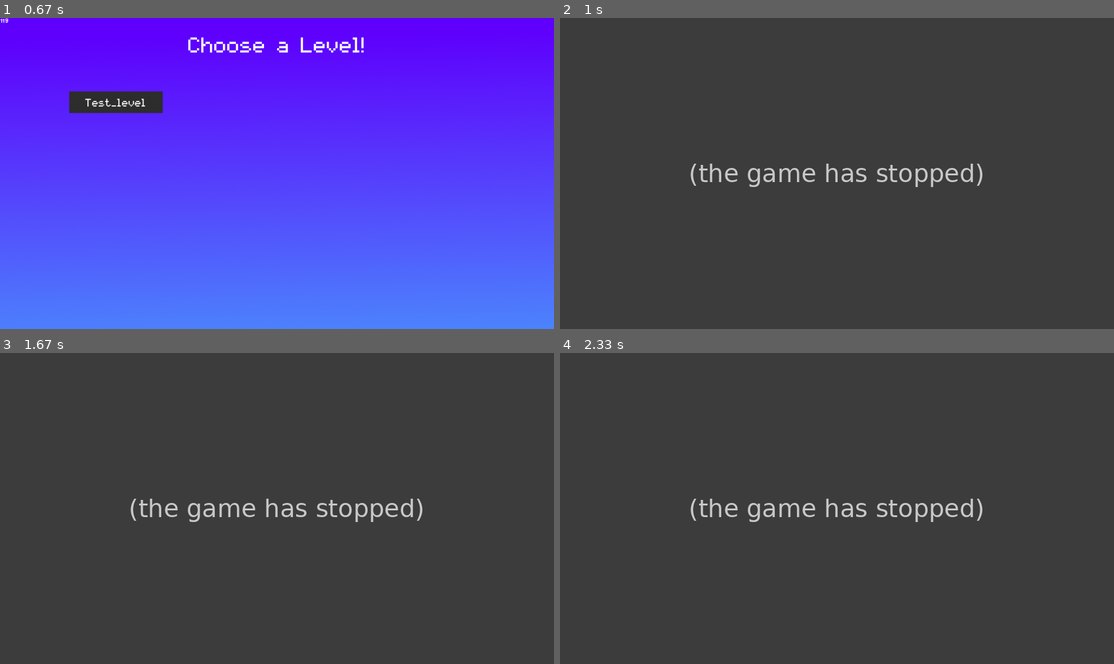
Above: before the commit, frames 1-4 (two rows, left to right).
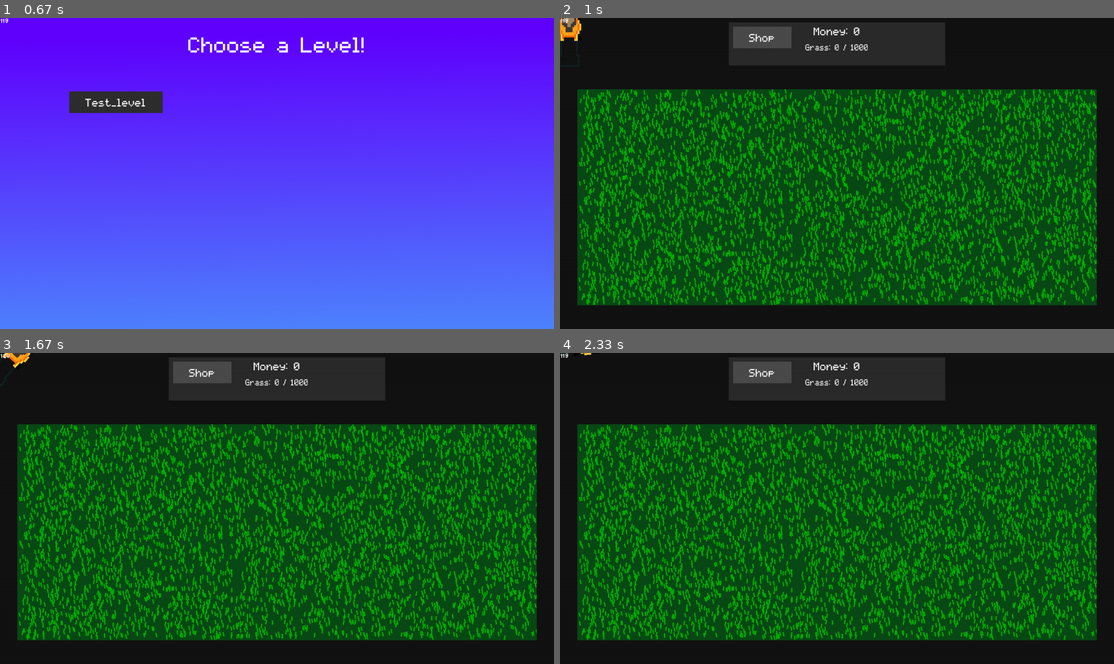
Above: after the commit, the same moments.

Repository: Acaippa/pygame-lawnmower
Game: pygame game, started from ver 0.3/main.py
Same seed, same stepped clock (60 frames per second), same inputs: the game is played once before the commit and once after it.
Inputs (mouse positions are in pixels of both pictures, inside the frame that each line leads up to):
- Up to frame 1 (0.67 s): click (277, 105) at 0.38 s
- Up to frame 2 (1 s): click (676, 101) at 0.72 s
- Up to frame 3 (1.67 s): hold Right 1-1.47 s; hold Up from 1.5 s (still down)
- Up to frame 4 (2.33 s): release Up at 1.8 s; hold Right 1.83-2.3 s

Frame 1 is identical in both runs. In frame 2, 95% of the frame differs, in the area x 0-100%, y 0-100%; in frame 3, 95%; in frame 4, 95%.
Error before the commit: AttributeError: 'list' object has no attribute 'pos' (mower.py line 80); the game stopped at 0.77 s (later frames are placeholders)

Commit message:
Fixed mower mask

Diff:
--- a/ver 0.3/modules/game/ground.py
+++ b/ver 0.3/modules/game/ground.py
@@ -73,7 +73,8 @@
 
 		for grid in self.grid_list: # Add the all the grass of the grids colliding with the mower to the mowers grass_list
 			if grid.rect.colliderect(mower.cutting_rect):
-				mower.grass_list.append(grid.grass_list)
+				for grass in grid.grass_list:
+					mower.grass_list.append(grass)
 
 			grid.draw()
 			self.total_grass += len(grid.grass_list) # Increment the amount of grass by the amount of gass in the grid instance.
--- a/ver 0.3/modules/game/mower.py
+++ b/ver 0.3/modules/game/mower.py
@@ -35,6 +35,7 @@
 		w, h = self.image.get_size()
 
 		self.cutting_surface = pygame.Surface((w - self.margin, h - self.margin))
+		self.cutting_mask = pygame.mask.from_surface(self.cutting_surface)
 
 		self.cutting_rect = self.cutting_surface.get_rect()
 
@@ -79,5 +80,5 @@
 		for grass in self.grass_list:
 			offset_x, offset_y = self.pos[0] - grass.pos[0], self.pos[1] - grass.pos[1]
 
-			if self.cutting_surface.overlap(grass.mask, (offset_x, offset_y)):
+			if self.cutting_mask.overlap(grass.mask, (offset_x, offset_y)):
 				grass.remove_self()
